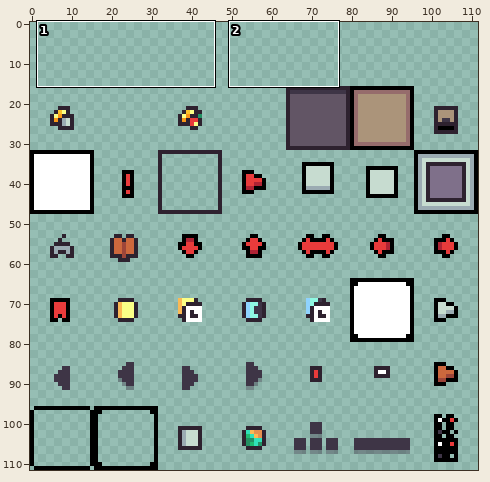
Pixel-art file -- Projects/TastyRoad/Assets/Sprites/canvas_UI.aseprite. The first picture is a wide view before the edit; the outline marks the close-up.
Close-up. Old version:
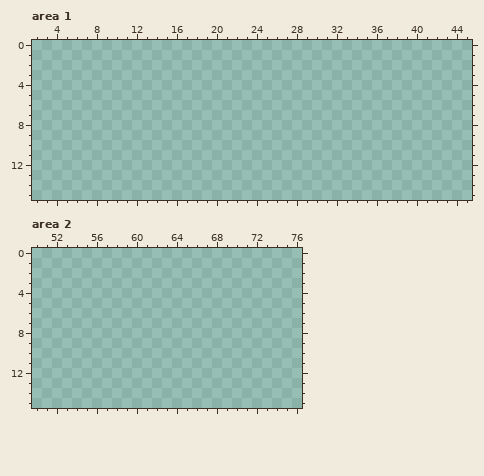
112x112 pixels, 1 frame. Shown: area 1: x 2..45, y 0..15; area 2: x 50..76, y 0..15.
New version:
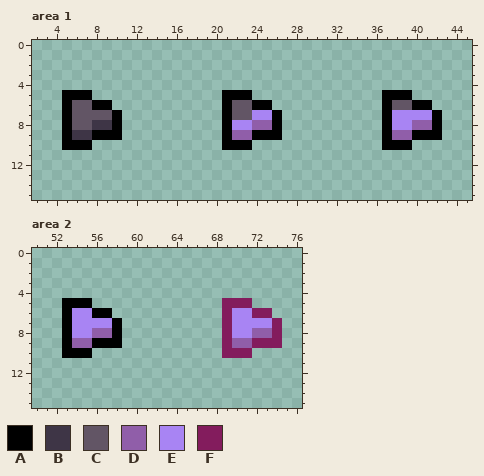
Palette (. is transparent): A #000000  B #3e3546  C #625565  D #905ea9  E #a884f3  F #831c5d
Changes in this commit:
--- area 1, layer "Layer 1"
@@ x 2..45 @@
  4 ............................................
- 5 ............................................
- 6 ............................................
- 7 ............................................
- 8 ............................................
- 9 ............................................
-10 ............................................
+ 5 ...AAA.............AAA.............AAA......
+ 6 ...ACCAA...........ACCAA...........ACCAA....
+ 7 ...ACCCCA..........ACCEEA..........AEEEEA...
+ 8 ...ACCBBA..........AEEDDA..........AEEDDA...
+ 9 ...ABBAAA..........ADDAAA..........ADDAAA...
+10 ...AAA.............AAA.............AAA......
 11 ............................................
--- area 2, layer "Layer 1"
@@ x 50..76 @@
  4 ...........................
- 5 ...........................
- 6 ...........................
- 7 ...........................
- 8 ...........................
- 9 ...........................
-10 ...........................
+ 5 ...AAA.............FFF.....
+ 6 ...AEEAA...........FEEFF...
+ 7 ...AEEEEA..........FEEEEF..
+ 8 ...AEEDDA..........FEEDDF..
+ 9 ...ADDAAA..........FDDFFF..
+10 ...AAA.............FFF.....
 11 ...........................
Pixel boxes of the changes (left, top, right, bottom) in both close-ups:
added: (62, 90, 122, 150)
added: (222, 90, 282, 150)
added: (382, 90, 442, 150)
added: (62, 298, 122, 358)
added: (222, 298, 282, 358)
